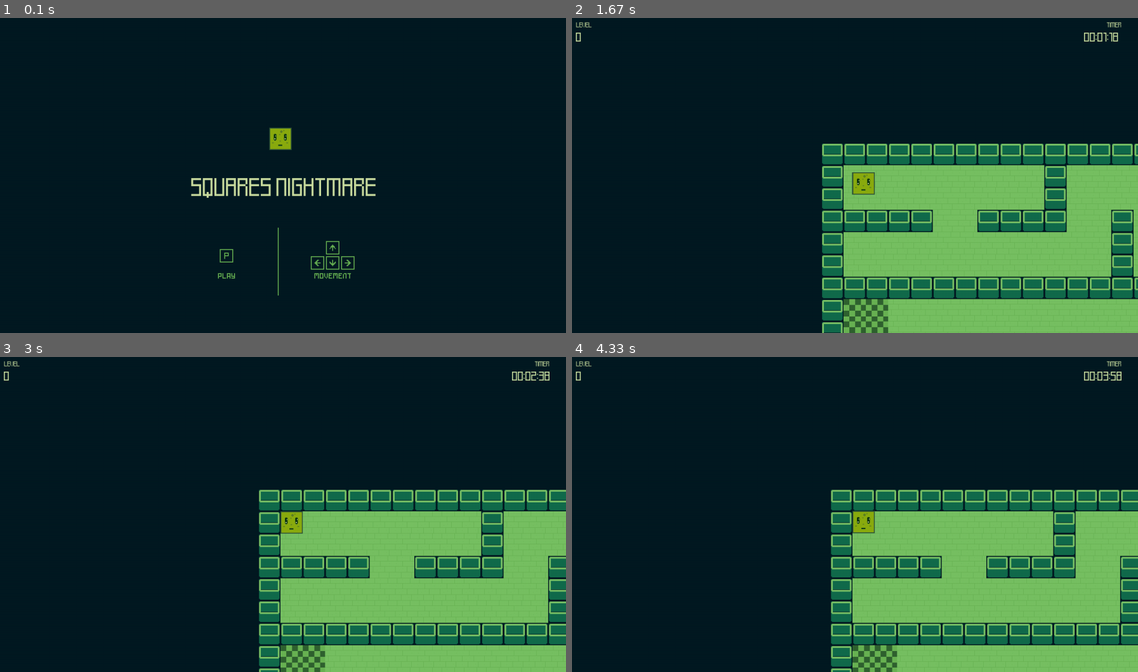
Above: before the commit, frames 1-4 (two rows, left to right).
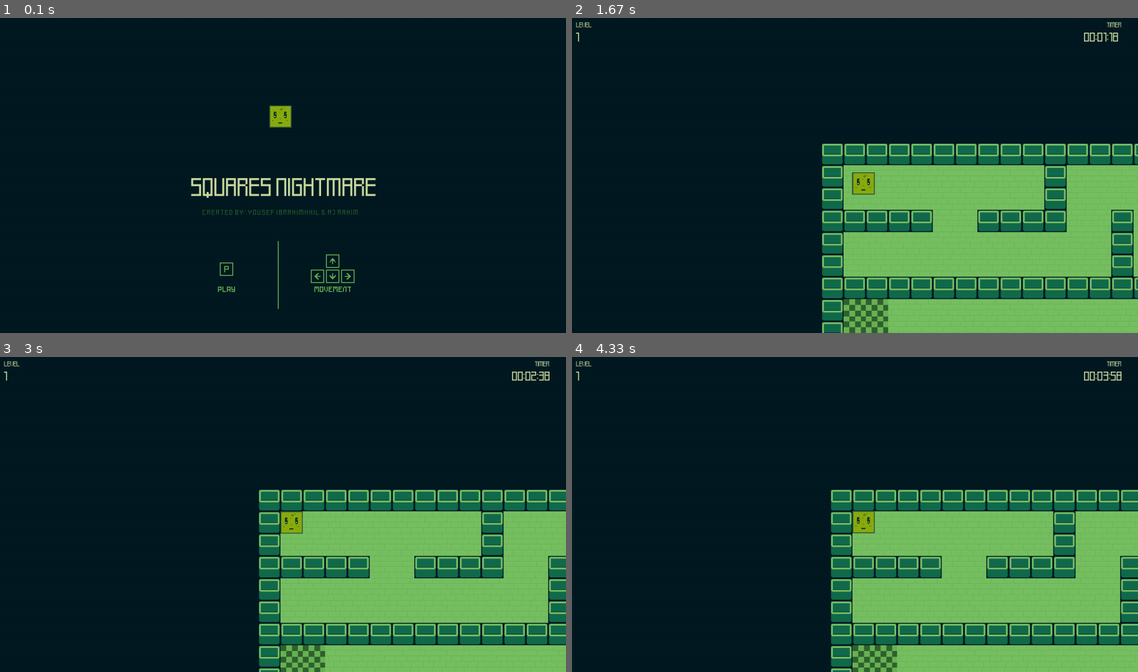
Above: after the commit, the same moments.

Repository: YousefIbrahimkhil/pygame
Game: pygame game, started from game.py
Same seed, same stepped clock (60 frames per second), same inputs: the game is played once before the commit and once after it.
Inputs:
- Up to frame 1 (0.1 s): no input
- Up to frame 2 (1.67 s): tap P at 0.33 s; tap W at 0.67 s; tap S at 1 s; hold Right from 1.33 s (still down)
- Up to frame 3 (3 s): release Right at 1.8 s; hold Up 1.83-2.13 s; hold Right 2.17-2.63 s; hold Left from 2.67 s (still down)
- Up to frame 4 (4.33 s): release Left at 3.2 s; hold Down 3.23-3.53 s; hold Left 3.57-3.97 s; hold Up from 4 s (still down)

The runs differ from the first frame. In frame 1, 1.4% of the frame differs, in the area x 35-64%, y 27-93%; in frame 2, less than 0.1%; in frame 3, less than 0.1%; in frame 4, less than 0.1%.

Commit message:
Updates & Credits

Diff:
--- a/game.py
+++ b/game.py
@@ -27,7 +27,7 @@
 height = 0
 win = False
 current_level = 0
-max_level = 1
+max_level = 2
 finished = False
 
 # FONTS
@@ -169,7 +169,7 @@
 
         screen.blit(font_min.render("TIMER", True, (202, 220, 159)), (screen.get_width()-70, 20))
         screen.blit(font_min.render("LEVEL", True, (202, 220, 159)), (20, 20))
-        screen.blit(font_large.render(str(current_level), True, (202, 220, 159)), (20, 40))
+        screen.blit(font_large.render(str(current_level + 1), True, (202, 220, 159)), (20, 40))
         screen.blit(font_large.render(text, True, (202, 220, 159)), (screen.get_width()-121, 40))
 
         count = 0
@@ -278,9 +278,10 @@
         if keys[pygame.K_p]:
             reset_game()
         screen.fill((3,26,34))
-        screen.blit(font_extralarge.render("SQUARES NIGHTMARE", True, (202, 220, 159)), ((screen.get_width() / 2) - 200, screen.get_height() / 2))
-        screen.blit(playerTexture, ((screen.get_width() / 2) - 25, (screen.get_height() / 2) - 100))
-        screen.blit(menuTexture, ((screen.get_width() / 2) - 200, (screen.get_height() / 2) + 100))
+        screen.blit(font_extralarge.render("SQUARES NIGHTMARE", True, (202, 220, 159)), ((screen.get_width() / 2) - 200, (screen.get_height() / 2)))
+        screen.blit(playerTexture, ((screen.get_width() / 2) - 25, (screen.get_height() / 2) - 150))
+        screen.blit(menuTexture, ((screen.get_width() / 2) - 200, (screen.get_height() / 2) + 130))
+        screen.blit(font_min.render("C R E A T E D  B Y :  Y O U S E F  I B R A H I M K H I L  &  A J  R A H I M", True, (48, 98, 48, 255)), ((screen.get_width() / 2) - 175, ((screen.get_height() / 2) + 80)))
         pygame.display.flip()
         dt = clock.tick(60) / 1000
 
Binary file added: level-2.png
Not shown, added: ken_fonts/.DS_Store
Not shown, added: pixil/FloorNew.pixil
Not shown, added: pixil/checker.pixil
Not shown, added: pixil/finished.pixil
Not shown, added: pixil/level-1.pixil
Not shown, added: pixil/level-10.pixil
Not shown, added: pixil/level-2.pixil
Not shown, added: pixil/menu.pixil
Not shown, added: pixil/player-new.pixil
Not shown, added: pixil/player.pixil
Not shown, added: pixil/wall.pixil
